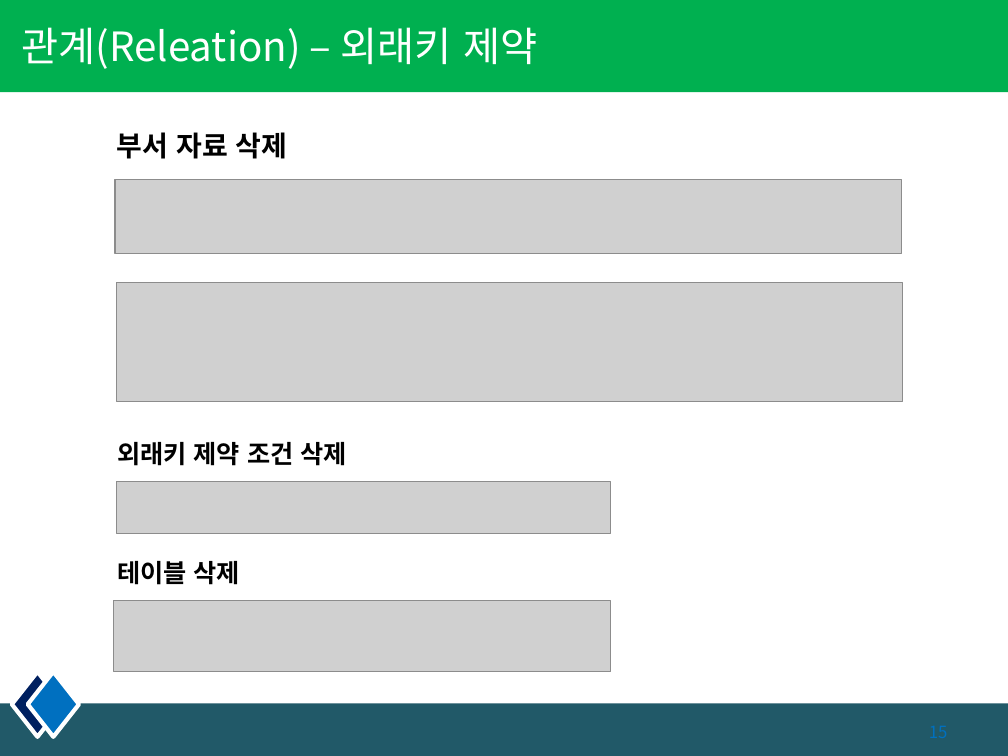
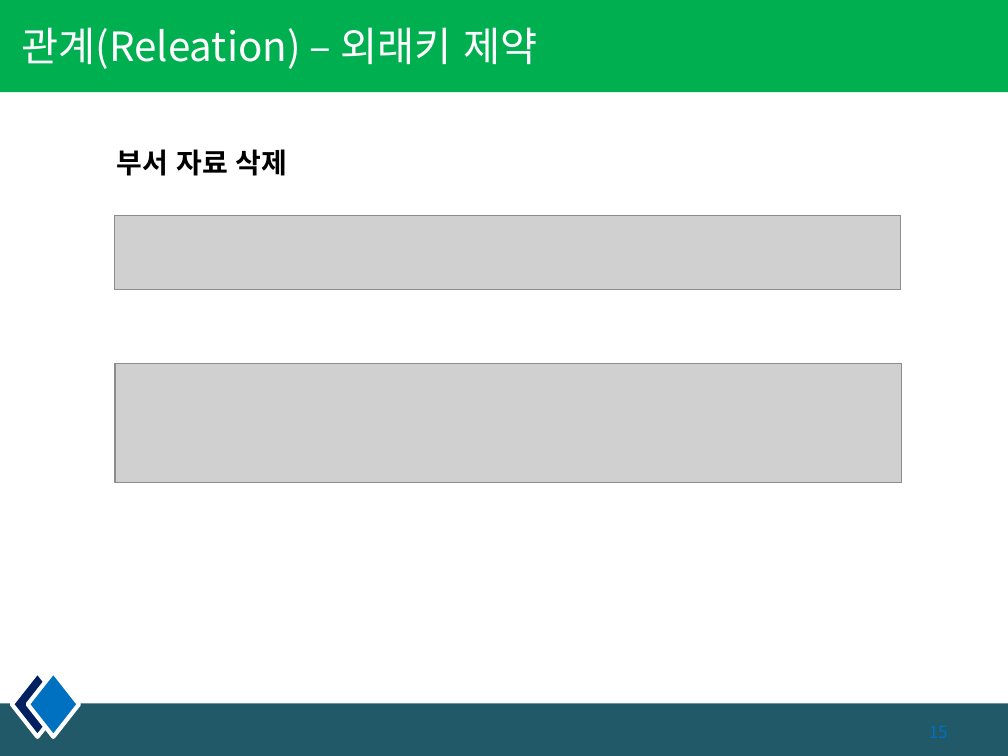
Before and after one commit to pshho/sqlWorks, a slide deck: slide 15 of 자료/sqld/DB_PPT/2장. 제약조건, 관계.pptx. Drawn at 1008x756 pixels with LibreOffice and Linux fonts; fonts in the diff are those of the drawing; grey boxes stand for pictures. Boxes give left, top, right and bottom in pixels: in the first picture for what was removed or moved away, otherwise in the second. Text is boxed around its words. In the diff, an @@ line names an element or a change of style, - is before the commit and + after.

```diff
--- a/자료/sqld/DB_PPT/2장. 제약조건, 관계.pptx
+++ b/자료/sqld/DB_PPT/2장. 제약조건, 관계.pptx
@@ text "부서 자료 삭제": place and size @@
-text "부서 자료 삭제" at (117, 132, 288, 159)
+text "부서 자료 삭제" at (117, 149, 288, 176)
@@ picture: place and size @@
-picture at (115, 179, 901, 253)
+picture at (115, 216, 901, 289)
@@ picture: place and size @@
-picture at (117, 282, 903, 401)
+picture at (115, 364, 901, 483)
@@ text removed at (117, 442, 346, 466) @@
-외래키 제약 조건 삭제
@@ picture removed at (117, 481, 611, 533) @@
@@ text removed at (117, 561, 240, 585) @@
-테이블 삭제
@@ picture removed at (114, 600, 611, 671) @@
```
Also in this commit, not shown: 1 slide added, 7 other files.
